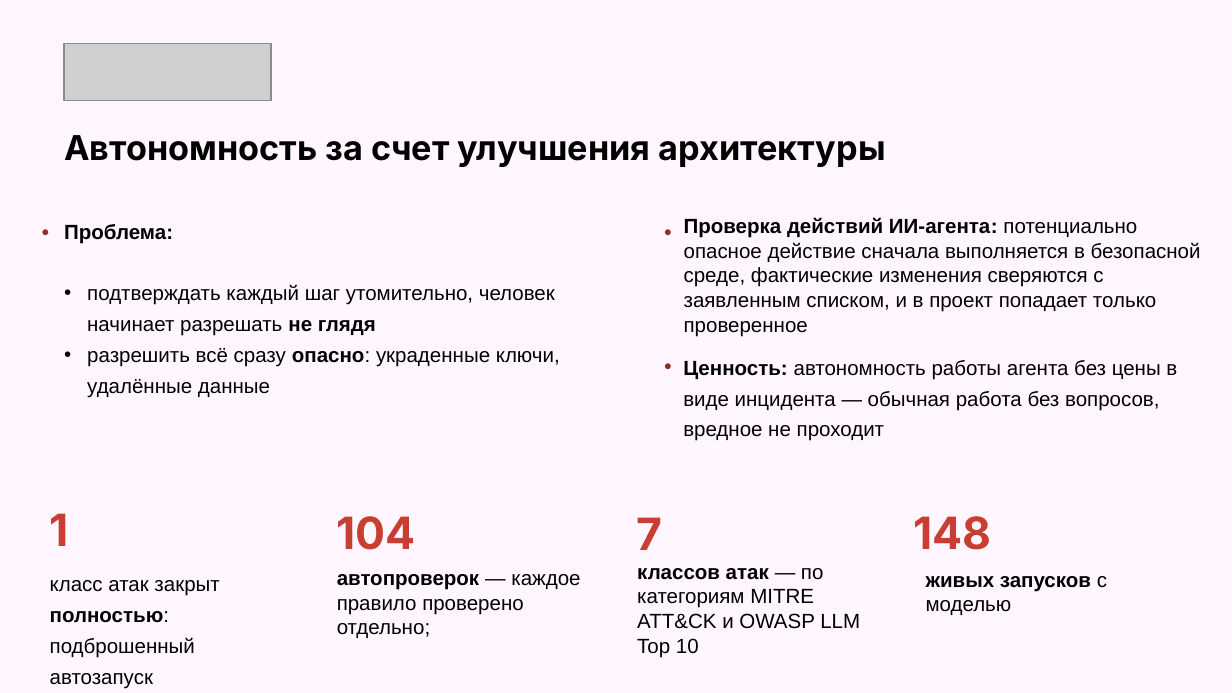
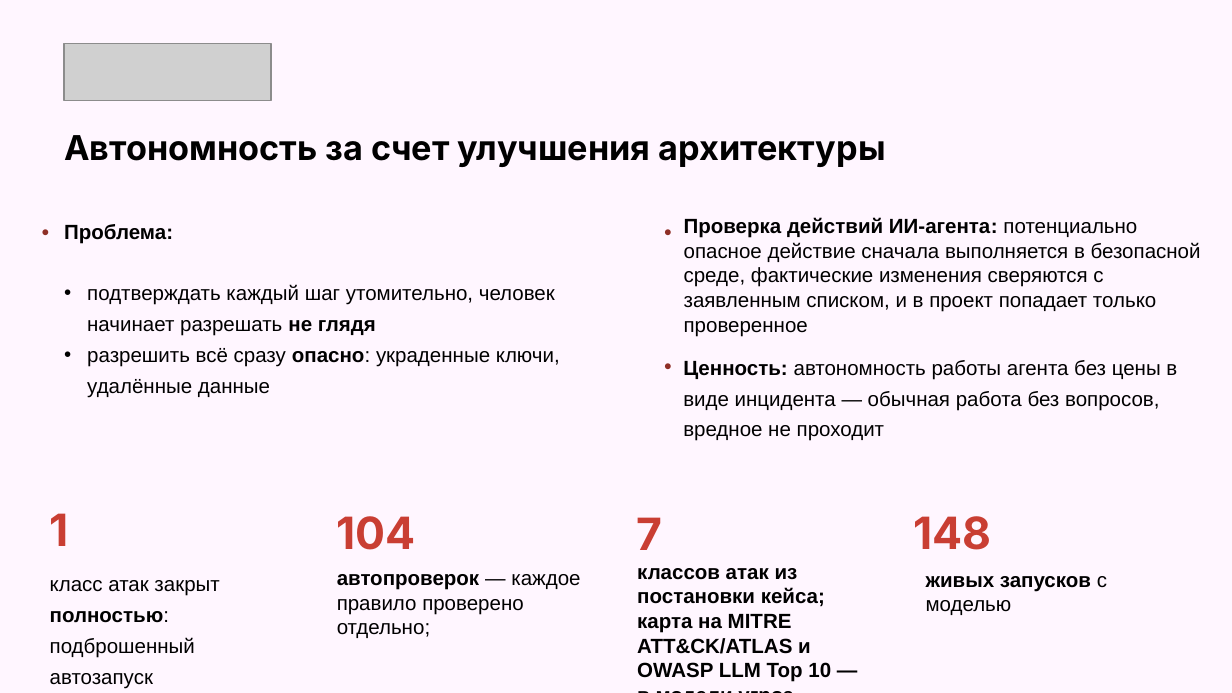
Before and after one commit to hchgssarwyh/kilocode, a slide deck: slide 2 of docs/auto-mode-hackathon/final/presentation-final.pptx. Drawn at 1232x693 pixels with LibreOffice and Linux fonts; fonts in the diff are those of the drawing; grey boxes stand for pictures. Boxes give left, top, right and bottom in pixels: in the first picture for what was removed or moved away, otherwise in the second. Text is boxed around its words. In the diff, an @@ line names an element or a change of style, - is before the commit and + after.

```diff
--- a/docs/auto-mode-hackathon/final/presentation-final.pptx
+++ b/docs/auto-mode-hackathon/final/presentation-final.pptx
@@ text at <box>637,568,831,682</box>: text changed; bold on @@
-классов атак — по категориям MITRE ATT&CK и OWASP LLM Top 10
+классов атак из постановки кейса; карта на MITRE ATT&CK/ATLAS и OWASP LLM Top 10 — в модели угроз
```
Also in this commit, not shown: 2 other files.
